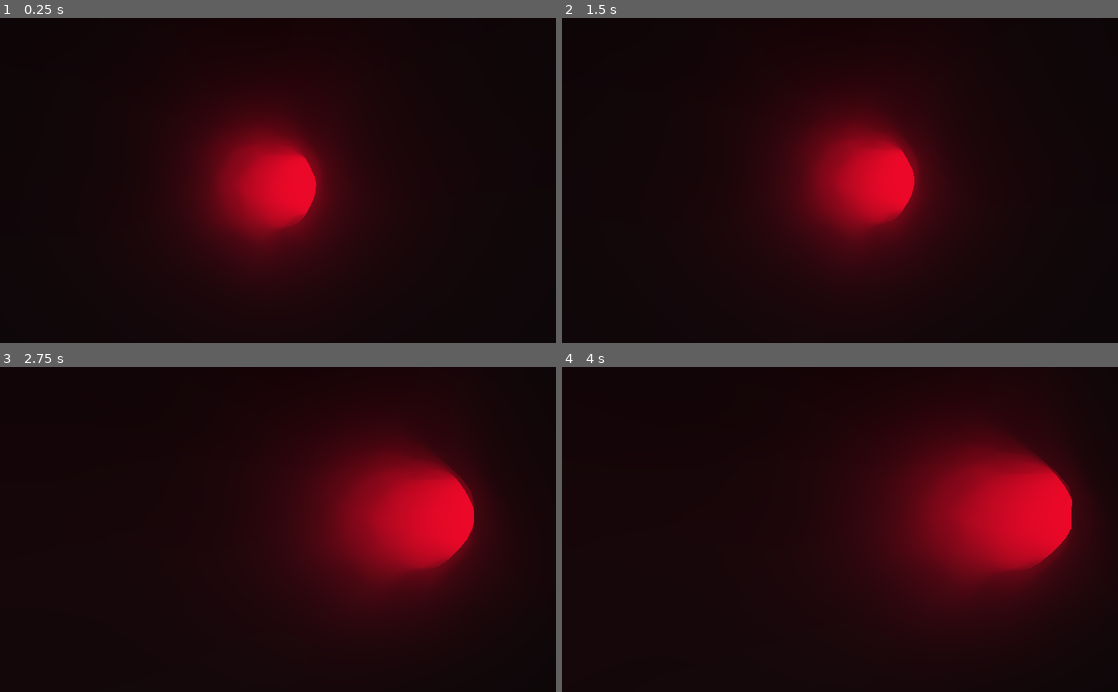
Above: before the commit, frames 1-4 (two rows, left to right).
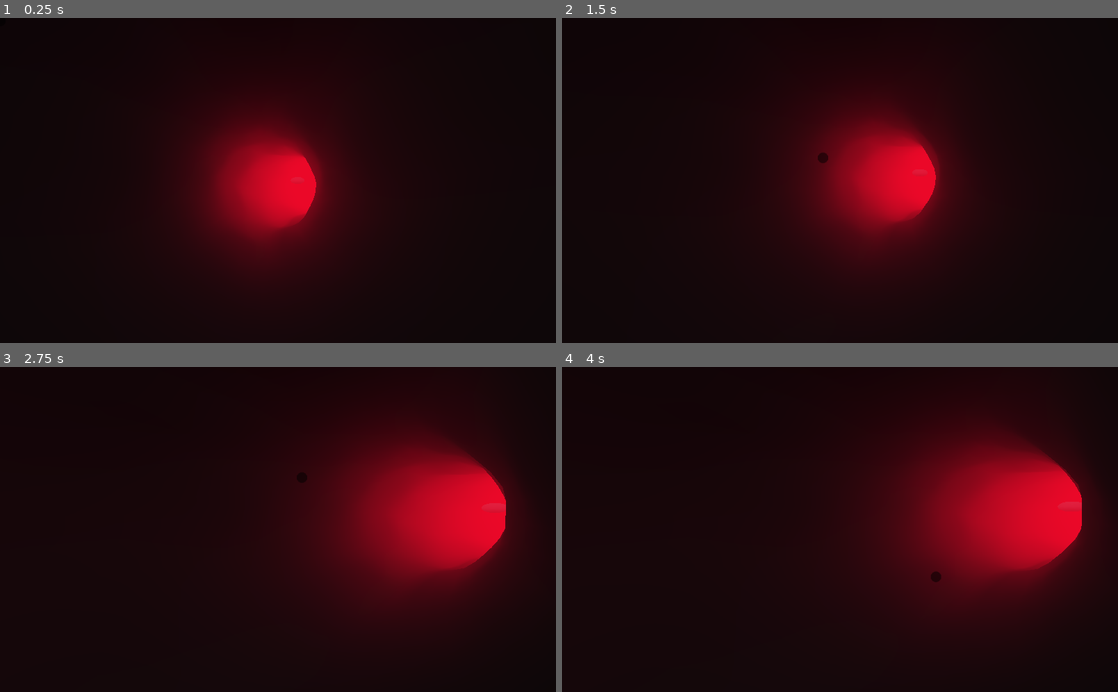
Above: after the commit, the same moments.

Repository: pengink/SCDPresentation
Game: Godot game, scene res://Main.tscn
Same seed, same stepped clock (60 frames per second), same inputs: the game is played once before the commit and once after it.
Inputs (mouse positions are in pixels of both pictures, inside the frame that each line leads up to):
- Up to frame 1 (0.25 s): no input
- Up to frame 2 (1.5 s): tap Enter at 0.5 s; move the mouse to (962, 164) at 0.52 s; press the mouse at (962, 164) at 0.53 s; tap Space at 1.25 s; move the mouse to (728, 196) at 1.27 s; release the mouse at (728, 196) at 1.28 s; tap Mouse wheel down (scroll_down) at 1.35 s
- Up to frame 3 (2.75 s): move the mouse to (333, 458) at 2.02 s; hold Mouse wheel up (scroll_up) from 2.03 s (still down)
- Up to frame 4 (4 s): move the mouse to (812, 594) at 2.77 s; release Mouse wheel up (scroll_up) at 2.78 s; click (812, 594) at 2.85 s; move the mouse to (1006, 578) at 3.52 s; hold Mouse wheel down (scroll_down) from 3.53 s (still down)

The runs differ from the first frame. In frame 2, 4.8% of the frame differs, in the area x 44-69%, y 30-66%; in frame 3, 6.8%, in the area x 53-94%, y 22-67%; in frame 4, 0.9%.

Commit message:
path foloww??

Diff:
--- a/CameraOrgin.gd
+++ b/CameraOrgin.gd
@@ -17,7 +17,7 @@
 	elif scroll.scrollPos <= 10:
 		#get_node("ClippedCamera").translation.z = -4
 		pass
-	transform.basis = transform.basis.slerp(Basis(toRot), 0.02)
+	transform.basis = transform.basis.slerp(Basis(toRot), delta * 2)
 
 func _input(event):
 	if event is InputEventMouseMotion:
--- a/CanvasLayer.tscn
+++ b/CanvasLayer.tscn
@@ -1,158 +1,4 @@
-[gd_scene load_steps=33 format=2]
-
-[ext_resource path="res://mousecursor - Copy.png" type="Texture" id=1]
-[ext_resource path="res://CustomCursor.gd" type="Script" id=2]
-
-[sub_resource type="CanvasItemMaterial" id=1]
-blend_mode = 3
-
-[sub_resource type="AtlasTexture" id=2]
-flags = 4
-atlas = ExtResource( 1 )
-region = Rect2( 0, 0, 30, 30 )
-
-[sub_resource type="AtlasTexture" id=3]
-flags = 4
-atlas = ExtResource( 1 )
-region = Rect2( 30, 0, 30, 30 )
-
-[sub_resource type="AtlasTexture" id=4]
-flags = 4
-atlas = ExtResource( 1 )
-region = Rect2( 60, 0, 30, 30 )
-
-[sub_resource type="AtlasTexture" id=5]
-flags = 4
-atlas = ExtResource( 1 )
-region = Rect2( 90, 0, 30, 30 )
-
-[sub_resource type="AtlasTexture" id=6]
-flags = 4
-atlas = ExtResource( 1 )
-region = Rect2( 120, 0, 30, 30 )
-
-[sub_resource type="AtlasTexture" id=7]
-flags = 4
-atlas = ExtResource( 1 )
-region = Rect2( 150, 0, 30, 30 )
-
-[sub_resource type="AtlasTexture" id=8]
-flags = 4
-atlas = ExtResource( 1 )
-region = Rect2( 180, 0, 30, 30 )
-
-[sub_resource type="AtlasTexture" id=9]
-flags = 4
-atlas = ExtResource( 1 )
-region = Rect2( 210, 0, 30, 30 )
-
-[sub_resource type="AtlasTexture" id=10]
-flags = 4
-atlas = ExtResource( 1 )
-region = Rect2( 240, 0, 30, 30 )
-
-[sub_resource type="AtlasTexture" id=11]
-flags = 4
-atlas = ExtResource( 1 )
-region = Rect2( 270, 0, 30, 30 )
-
-[sub_resource type="AtlasTexture" id=12]
-flags = 4
-atlas = ExtResource( 1 )
-region = Rect2( 300, 0, 30, 30 )
-
-[sub_resource type="AtlasTexture" id=13]
-flags = 4
-atlas = ExtResource( 1 )
-region = Rect2( 330, 0, 30, 30 )
-
-[sub_resource type="AtlasTexture" id=14]
-flags = 4
-atlas = ExtResource( 1 )
-region = Rect2( 360, 0, 30, 30 )
-
-[sub_resource type="AtlasTexture" id=15]
-flags = 4
-atlas = ExtResource( 1 )
-region = Rect2( 390, 0, 30, 30 )
-
-[sub_resource type="AtlasTexture" id=16]
-flags = 4
-atlas = ExtResource( 1 )
-region = Rect2( 420, 0, 30, 30 )
-
-[sub_resource type="AtlasTexture" id=17]
-flags = 4
-atlas = ExtResource( 1 )
-region = Rect2( 450, 0, 30, 30 )
-
-[sub_resource type="AtlasTexture" id=18]
-flags = 4
-atlas = ExtResource( 1 )
-region = Rect2( 480, 0, 30, 30 )
-
-[sub_resource type="AtlasTexture" id=19]
-flags = 4
-atlas = ExtResource( 1 )
-region = Rect2( 510, 0, 30, 30 )
-
-[sub_resource type="AtlasTexture" id=20]
-flags = 4
-atlas = ExtResource( 1 )
-region = Rect2( 540, 0, 30, 30 )
-
-[sub_resource type="AtlasTexture" id=21]
-flags = 4
-atlas = ExtResource( 1 )
-region = Rect2( 570, 0, 30, 30 )
-
-[sub_resource type="AtlasTexture" id=22]
-flags = 4
-atlas = ExtResource( 1 )
-region = Rect2( 600, 0, 30, 30 )
-
-[sub_resource type="AtlasTexture" id=23]
-flags = 4
-atlas = ExtResource( 1 )
-region = Rect2( 630, 0, 30, 30 )
-
-[sub_resource type="AtlasTexture" id=24]
-flags = 4
-atlas = ExtResource( 1 )
-region = Rect2( 660, 0, 30, 30 )
-
-[sub_resource type="AtlasTexture" id=25]
-flags = 4
-atlas = ExtResource( 1 )
-region = Rect2( 690, 0, 30, 30 )
-
-[sub_resource type="AtlasTexture" id=26]
-flags = 4
-atlas = ExtResource( 1 )
-region = Rect2( 0, 30, 30, 30 )
-
-[sub_resource type="AtlasTexture" id=27]
-flags = 4
-atlas = ExtResource( 1 )
-region = Rect2( 30, 30, 30, 30 )
-
-[sub_resource type="AtlasTexture" id=28]
-flags = 4
-atlas = ExtResource( 1 )
-region = Rect2( 60, 30, 30, 30 )
-
-[sub_resource type="AtlasTexture" id=29]
-flags = 4
-atlas = ExtResource( 1 )
-region = Rect2( 90, 30, 30, 30 )
-
-[sub_resource type="SpriteFrames" id=30]
-animations = [ {
-"frames": [ SubResource( 2 ), SubResource( 3 ), SubResource( 4 ), SubResource( 5 ), SubResource( 6 ), SubResource( 7 ), SubResource( 8 ), SubResource( 9 ), SubResource( 10 ), SubResource( 11 ), SubResource( 12 ), SubResource( 13 ), SubResource( 14 ), SubResource( 15 ), SubResource( 16 ), SubResource( 17 ), SubResource( 18 ), SubResource( 19 ), SubResource( 20 ), SubResource( 21 ), SubResource( 22 ), SubResource( 23 ), SubResource( 24 ), SubResource( 25 ), SubResource( 26 ), SubResource( 27 ), SubResource( 28 ), SubResource( 29 ) ],
-"loop": true,
-"name": "default",
-"speed": 24.0
-} ]
+[gd_scene format=2]
 
 [node name="CanvasLayer" type="CanvasLayer"]
 
@@ -170,9 +16,3 @@
 margin_right = 812.0
 margin_bottom = 600.0
 text = "hhhhhhhhhhhhhhhhh"
-
-[node name="AnimatedSprite" type="AnimatedSprite" parent="."]
-material = SubResource( 1 )
-frames = SubResource( 30 )
-playing = true
-script = ExtResource( 2 )
--- /dev/null
+++ b/Cursor.tscn
@@ -0,0 +1,172 @@
+[gd_scene load_steps=34 format=2]
+
+[ext_resource path="res://mousecursor - Copy.png" type="Texture" id=1]
+[ext_resource path="res://CustomCursor.gd" type="Script" id=2]
+
+[sub_resource type="CanvasItemMaterial" id=62]
+
+[sub_resource type="AtlasTexture" id=33]
+flags = 4
+atlas = ExtResource( 1 )
+region = Rect2( 0, 0, 45, 45 )
+
+[sub_resource type="AtlasTexture" id=34]
+flags = 4
+atlas = ExtResource( 1 )
+region = Rect2( 45, 0, 45, 45 )
+
+[sub_resource type="AtlasTexture" id=35]
+flags = 4
+atlas = ExtResource( 1 )
+region = Rect2( 90, 0, 45, 45 )
+
+[sub_resource type="AtlasTexture" id=36]
+flags = 4
+atlas = ExtResource( 1 )
+region = Rect2( 135, 0, 45, 45 )
+
+[sub_resource type="AtlasTexture" id=37]
+flags = 4
+atlas = ExtResource( 1 )
+region = Rect2( 180, 0, 45, 45 )
+
+[sub_resource type="AtlasTexture" id=38]
+flags = 4
+atlas = ExtResource( 1 )
+region = Rect2( 225, 0, 45, 45 )
+
+[sub_resource type="AtlasTexture" id=39]
+flags = 4
+atlas = ExtResource( 1 )
+region = Rect2( 270, 0, 45, 45 )
+
+[sub_resource type="AtlasTexture" id=40]
+flags = 4
+atlas = ExtResource( 1 )
+region = Rect2( 315, 0, 45, 45 )
+
+[sub_resource type="AtlasTexture" id=41]
+flags = 4
+atlas = ExtResource( 1 )
+region = Rect2( 360, 0, 45, 45 )
+
+[sub_resource type="AtlasTexture" id=42]
+flags = 4
+atlas = ExtResource( 1 )
+region = Rect2( 405, 0, 45, 45 )
+
+[sub_resource type="AtlasTexture" id=43]
+flags = 4
+atlas = ExtResource( 1 )
+region = Rect2( 450, 0, 45, 45 )
+
+[sub_resource type="AtlasTexture" id=44]
+flags = 4
+atlas = ExtResource( 1 )
+region = Rect2( 495, 0, 45, 45 )
+
+[sub_resource type="AtlasTexture" id=45]
+flags = 4
+atlas = ExtResource( 1 )
+region = Rect2( 540, 0, 45, 45 )
+
+[sub_resource type="AtlasTexture" id=46]
+flags = 4
+atlas = ExtResource( 1 )
+region = Rect2( 585, 0, 45, 45 )
+
+[sub_resource type="AtlasTexture" id=47]
+flags = 4
+atlas = ExtResource( 1 )
+region = Rect2( 630, 0, 45, 45 )
+
+[sub_resource type="AtlasTexture" id=48]
+flags = 4
+atlas = ExtResource( 1 )
+region = Rect2( 675, 0, 45, 45 )
+
+[sub_resource type="AtlasTexture" id=49]
+flags = 4
+atlas = ExtResource( 1 )
+region = Rect2( 720, 0, 45, 45 )
+
+[sub_resource type="AtlasTexture" id=50]
+flags = 4
+atlas = ExtResource( 1 )
+region = Rect2( 765, 0, 45, 45 )
+
+[sub_resource type="AtlasTexture" id=51]
+flags = 4
+atlas = ExtResource( 1 )
+region = Rect2( 810, 0, 45, 45 )
+
+[sub_resource type="AtlasTexture" id=52]
+flags = 4
+atlas = ExtResource( 1 )
+region = Rect2( 855, 0, 45, 45 )
+
+[sub_resource type="AtlasTexture" id=53]
+flags = 4
+atlas = ExtResource( 1 )
+region = Rect2( 900, 0, 45, 45 )
+
+[sub_resource type="AtlasTexture" id=54]
+flags = 4
+atlas = ExtResource( 1 )
+region = Rect2( 945, 0, 45, 45 )
+
+[sub_resource type="AtlasTexture" id=55]
+flags = 4
+atlas = ExtResource( 1 )
+region = Rect2( 990, 0, 45, 45 )
+
+[sub_resource type="AtlasTexture" id=56]
+flags = 4
+atlas = ExtResource( 1 )
+region = Rect2( 1035, 0, 45, 45 )
+
+[sub_resource type="AtlasTexture" id=57]
+flags = 4
+atlas = ExtResource( 1 )
+region = Rect2( 0, 45, 45, 45 )
+
+[sub_resource type="AtlasTexture" id=58]
+flags = 4
+atlas = ExtResource( 1 )
+region = Rect2( 45, 45, 45, 45 )
+
+[sub_resource type="AtlasTexture" id=59]
+flags = 4
+atlas = ExtResource( 1 )
+region = Rect2( 90, 45, 45, 45 )
+
+[sub_resource type="AtlasTexture" id=60]
+flags = 4
+atlas = ExtResource( 1 )
+region = Rect2( 135, 45, 45, 45 )
+
+[sub_resource type="AtlasTexture" id=61]
+flags = 4
+atlas = ExtResource( 1 )
+region = Rect2( 0, 0, 45, 45 )
+
+[sub_resource type="SpriteFrames" id=32]
+animations = [ {
+"frames": [ SubResource( 33 ), SubResource( 34 ), SubResource( 35 ), SubResource( 36 ), SubResource( 37 ), SubResource( 38 ), SubResource( 39 ), SubResource( 40 ), SubResource( 41 ), SubResource( 42 ), SubResource( 43 ), SubResource( 44 ), SubResource( 45 ), SubResource( 46 ), SubResource( 47 ), SubResource( 48 ), SubResource( 49 ), SubResource( 50 ), SubResource( 51 ), SubResource( 52 ), SubResource( 53 ), SubResource( 54 ), SubResource( 55 ), SubResource( 56 ), SubResource( 57 ), SubResource( 58 ), SubResource( 59 ), SubResource( 60 ) ],
+"loop": true,
+"name": "active",
+"speed": 24.0
+}, {
+"frames": [ SubResource( 61 ) ],
+"loop": true,
+"name": "idle",
+"speed": 5.0
+} ]
+
+[node name="Cursor" type="AnimatedSprite"]
+self_modulate = Color( 1, 1, 1, 0.501961 )
+material = SubResource( 62 )
+frames = SubResource( 32 )
+animation = "idle"
+playing = true
+script = ExtResource( 2 )
--- a/CustomCursor.gd
+++ b/CustomCursor.gd
@@ -4,17 +4,23 @@
 # Declare member variables here. Examples:
 # var a = 2
 # var b = "text"
+var screen : Viewport
+var mouse_pos : Vector2
+var dt : float
 
 
 # Called when the node enters the scene tree for the first time.
 func _ready():
-	pass # Replace with function body.
-
+	Input.mouse_mode = 1
+	screen = get_viewport()
+	offset = screen.get_mouse_position()
 
 # Called every frame. 'delta' is the elapsed time since the previous frame.
-#func _process(delta):
-#	pass
+func _process(delta):
+	dt = delta
+	if Input.is_action_pressed("escape"):
+		print("klik")
+		get_tree().quit()
 
-func _input(event):
-	pass
-	self.position = event.position
+	mouse_pos = screen.get_mouse_position()
+	offset = offset.linear_interpolate(mouse_pos, dt * 2)
--- a/GUI.tscn
+++ b/GUI.tscn
@@ -1,4 +1,6 @@
-[gd_scene load_steps=2 format=2]
+[gd_scene load_steps=3 format=2]
+
+[ext_resource path="res://Cursor.tscn" type="PackedScene" id=1]
 
 [sub_resource type="CanvasItemMaterial" id=1]
 blend_mode = 4
@@ -18,3 +20,5 @@
 [node name="Panel" type="Panel" parent="Control/AspectRatioContainer"]
 modulate = Color( 0.415686, 0.415686, 0.415686, 0.537255 )
 material = SubResource( 1 )
+
+[node name="AnimatedSprite" parent="." instance=ExtResource( 1 )]
--- a/Main.tscn
+++ b/Main.tscn
@@ -36,10 +36,6 @@
 [sub_resource type="PlaneMesh" id=1]
 resource_local_to_scene = true
 material = SubResource( 4 )
-
-[sub_resource type="PlaneMesh" id=6]
-
-[sub_resource type="SphereMesh" id=7]
 
 [sub_resource type="VisualShaderNodeFresnel" id=10]
 output_port_for_preview = 0
@@ -125,6 +121,15 @@
 [sub_resource type="ShaderMaterial" id=16]
 shader = SubResource( 15 )
 
+[sub_resource type="SphereMesh" id=18]
+height = 1.0
+
+[sub_resource type="Curve3D" id=19]
+_data = {
+"points": PoolVector3Array(  ),
+"tilts": PoolRealArray(  )
+}
+
 [node name="Main" type="Spatial"]
 
 [node name="WorldEnvironment" type="WorldEnvironment" parent="."]
@@ -156,17 +161,21 @@
 
 [node name="World" type="Spatial" parent="."]
 
-[node name="MeshInstance" type="MeshInstance" parent="World"]
-visible = false
-mesh = SubResource( 6 )
-
-[node name="MeshInstance2" type="MeshInstance" parent="World"]
-transform = Transform( 0.2, 0, 0, 0, 0.2, 0, 0, 0, 0.2, 0, 0.2, 0 )
-visible = false
-mesh = SubResource( 7 )
-
 [node name="BLOOD" type="MeshInstance" parent="World"]
 transform = Transform( -1.5299e-07, 0, 3.5, 0, 3.5, 0, -3.5, 0, -1.5299e-07, 4, -2.7, -6 )
 mesh = ExtResource( 5 )
 skeleton = NodePath("../..")
 material/0 = SubResource( 16 )
+
+[node name="Spawner" type="Spatial" parent="World"]
+transform = Transform( 1, 0, 0, 0, 1, 0, 0, 0, 1, 0.288763, 0, -25.9893 )
+
+[node name="Cell" type="MeshInstance" parent="World/Spawner"]
+transform = Transform( 1, 0, 0, 0, 1, 0, 0, 0, 1, 2.50081, 0, -3.13514 )
+mesh = SubResource( 18 )
+
+[node name="Path" type="Path" parent="World/Spawner"]
+transform = Transform( 1, 0, 0, 0, 1, 0, 0, 0, 1, 0, 0, -2.29946 )
+curve = SubResource( 19 )
+
+[node name="PathFollow" type="PathFollow" parent="World/Spawner/Path"]
--- a/project.godot
+++ b/project.godot
@@ -14,16 +14,64 @@
 run/main_scene="res://Main.tscn"
 config/icon="res://icon.png"
 
-[display]
-
-mouse_cursor/custom_image="res://index.icon.png"
-
 [gui]
 
 common/drop_mouse_on_gui_input_disabled=true
 
 [input]
 
+ui_accept={
+"deadzone": 0.5,
+"events": [  ]
+}
+ui_select={
+"deadzone": 0.5,
+"events": [  ]
+}
+ui_cancel={
+"deadzone": 0.5,
+"events": [  ]
+}
+ui_focus_next={
+"deadzone": 0.5,
+"events": [  ]
+}
+ui_focus_prev={
+"deadzone": 0.5,
+"events": [  ]
+}
+ui_left={
+"deadzone": 0.5,
+"events": [  ]
+}
+ui_right={
+"deadzone": 0.5,
+"events": [  ]
+}
+ui_up={
+"deadzone": 0.5,
+"events": [  ]
+}
+ui_down={
+"deadzone": 0.5,
+"events": [  ]
+}
+ui_page_up={
+"deadzone": 0.5,
+"events": [  ]
+}
+ui_page_down={
+"deadzone": 0.5,
+"events": [  ]
+}
+ui_home={
+"deadzone": 0.5,
+"events": [  ]
+}
+ui_end={
+"deadzone": 0.5,
+"events": [  ]
+}
 scroll_up={
 "deadzone": 0.5,
 "events": [ Object(InputEventMouseButton,"resource_local_to_scene":false,"resource_name":"","device":0,"alt":false,"shi …(212 unchanged characters)…
@@ -39,6 +87,11 @@
 "events": [ Object(InputEventMouseButton,"resource_local_to_scene":false,"resource_name":"","device":0,"alt":false,"shi …(212 unchanged characters)…
  ]
 }
+escape={
+"deadzone": 0.5,
+"events": [ Object(InputEventKey,"resource_local_to_scene":false,"resource_name":"","device":0,"alt":false,"shift":false,"control":false,"meta":false,"command":false,"pressed":false,"scancode":16777217,"physical_scancode":0,"unicode":0,"echo":false,"script":null)
+ ]
+}
 
 [physics]
 
Binary file changed: mousecursor - Copy.png
Not shown, added: mousecursor - Copy.png~
